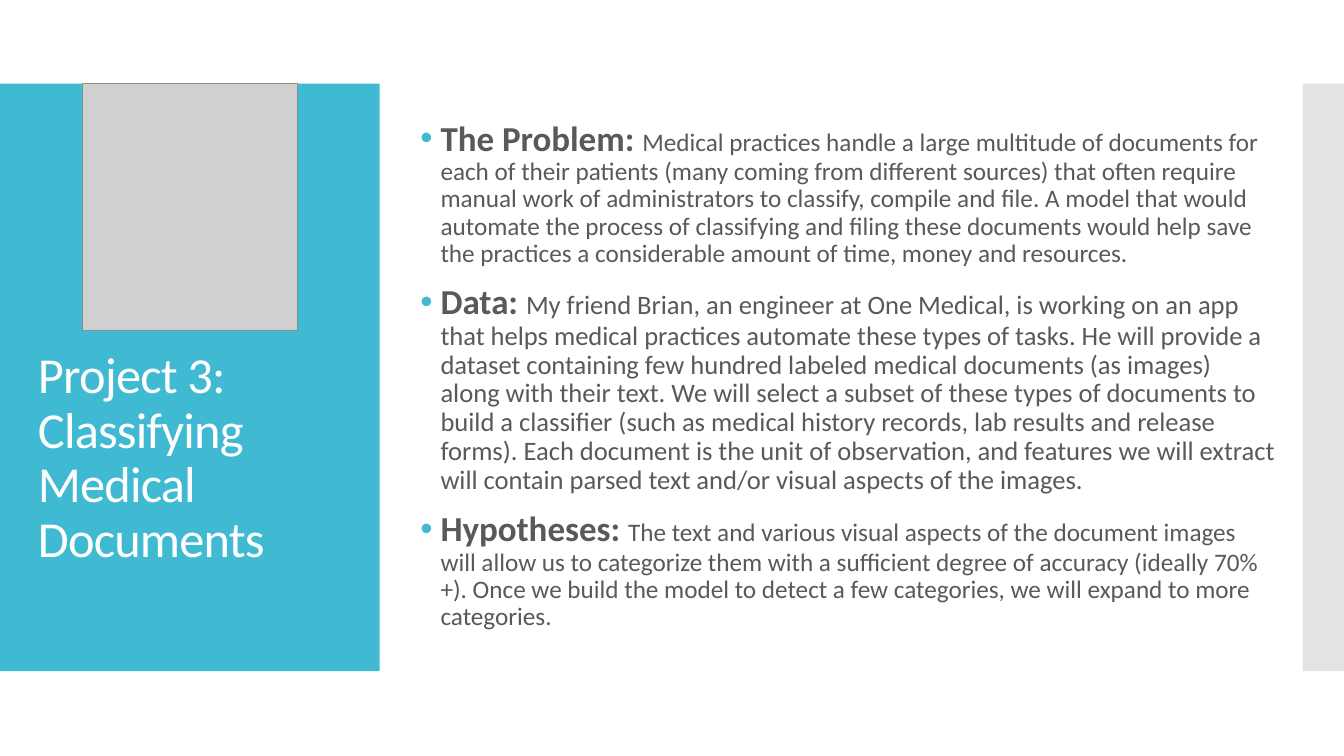
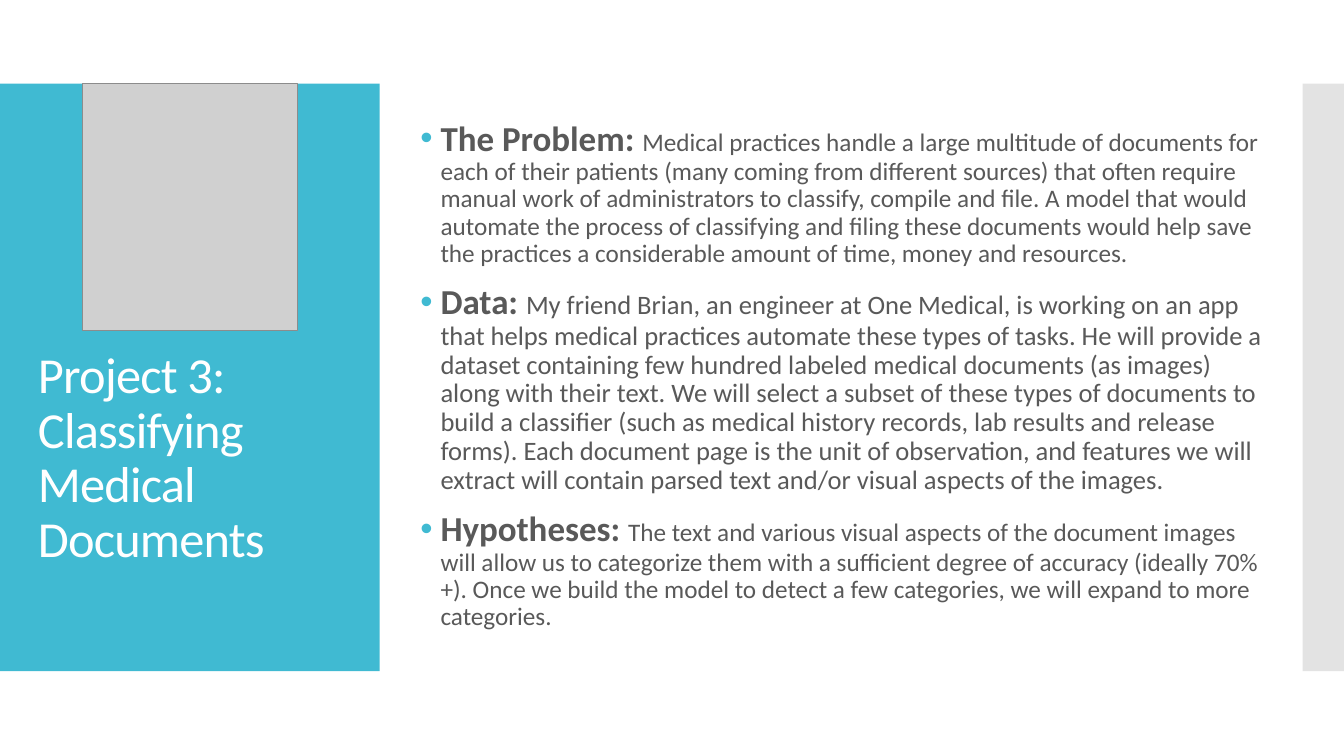
Before and after one commit to sierra073/DS-SF-31-sierra073, a slide deck: slide 4 of Final_Project/Final Project, Part 1.pptx. Drawn at 1344x756 pixels with LibreOffice and Linux fonts; fonts in the diff are those of the drawing; grey boxes stand for pictures. Boxes give left, top, right and bottom in pixels: in the first picture for what was removed or moved away, otherwise in the second. Text is boxed around its words. In the diff, an @@ line names an element or a change of style, - is before the commit and + after.

Commit message:
final project part 1_2

```diff
--- a/Final_Project/Final Project, Part 1.pptx
+++ b/Final_Project/Final Project, Part 1.pptx
@@ text at [441, 291, 1261, 494]: text changed @@
-• Data: My friend Brian, an engineer at One Medical, is working on an app that helps medical practices automate these types of tasks. He will provide a dataset containing few hundred labeled medical documents (as images) along with their text. We will select a subset of these types of documents to build a classifier (such as medical history records, lab results and release forms). Each document is the unit of observation, and features we will extract will contain parsed text and/or visual aspects of the images.
+• Data: My friend Brian, an engineer at One Medical, is working on an app that helps medical practices automate these types of tasks. He will provide a dataset containing few hundred labeled medical documents (as images) along with their text. We will select a subset of these types of documents to build a classifier (such as medical history records, lab results and release forms). Each document page is the unit of observation, and features we will extract will contain parsed text and/or visual aspects of the images.
```
